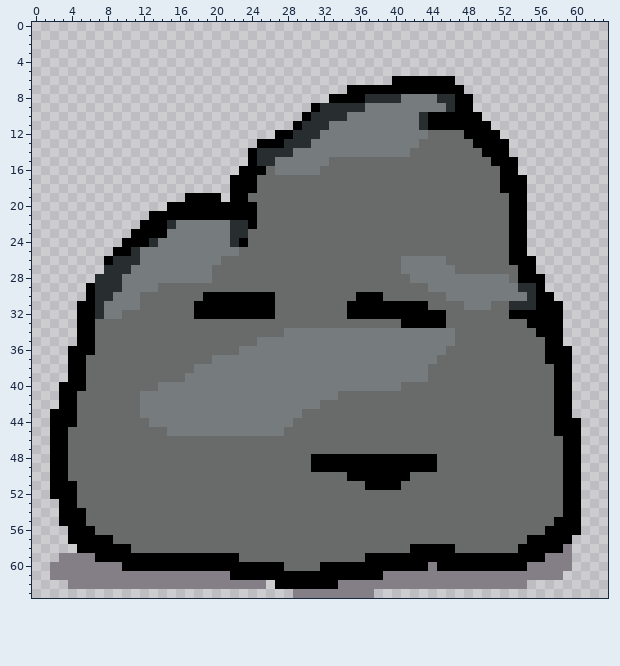
Edited in one commit: pixel-art file (asprite/rock.aseprite). Above: the version before the commit.
64x64 pixels, 1 frame. Colours within 5 levels of each other are drawn and written as one.
New version:
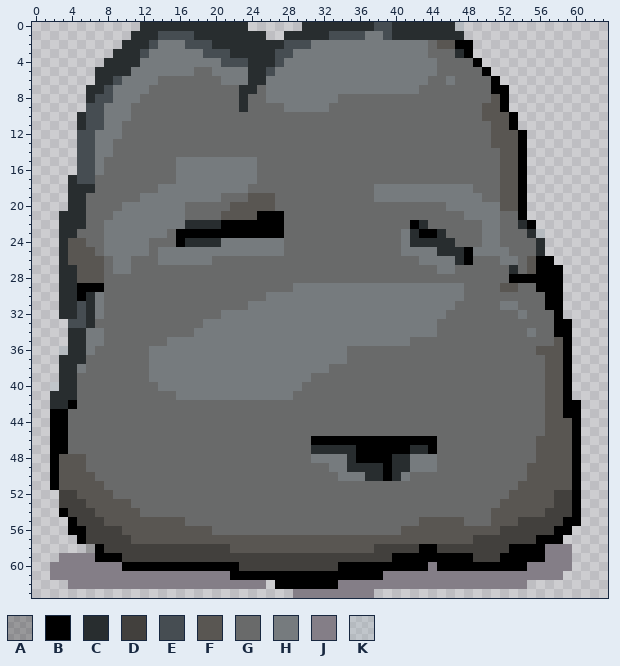
Palette (. is transparent): A #00000042  B #000000  C #282d2f  D #42403d  E #464d52  F #595652  G #696a6a  H #767b7e  J #847e87  K #9badb742
From old to new:
Layers "Layer 2", "Layer 1":
y 0: x 12..23 ............ -> CCCCCCCCCCCC; x 30..47 .................. -> CCCCCCCCEECCCCCCCK
y 1: x 11..25 ............... -> CCCEEEECCCCCCCC; x 28..47 .................... -> CCCCCEEEEHHECCCCCCCC
y 2: x 10..48 ....................................... -> CCCEHHHEEECCCCCCCCEEEHHHHHHHHHHHHHGFFBB
y 3: x 9..48 ........................................ -> CCCEHHHHHHEEECCCCCEEHHHHHHHHHHHHHHHGGGCB
y 4: x 8..49 .......................................... -> CCCCHHHHHHHHHEEECCCEHHHHHHHHHHHHHHHHHGGGGB
y 5: x 7..50 ............................................ -> CCCCHHHHHHHGGHHHHCCEHHHHHHHHHHHHHHHHHHGGGGGB
y 6: x 7..51 .................................BBBBBBB..... -> CCEHHHHGGGGGGGHHHCCHHHHHHHHHHHHHHHHHHGGHGGGGB
y 7: x 6..52 .............................BBBBBBBBBBBBB..... -> CCEHHHHGGGGGGGGGGCCGHHHHHHHHHHHHHHHHHGGGGGGGGBB
y 8: x 6..52 ...........................BBBBCCCCHHHHCCBB.... -> CEEHHHGGGGGGGGGGGCGGHHHHHHHHGGGGGGGGGGGGGGGGGFB
y 9: x 6..52 .........................BCCCCCHHHHHHHHHCBB.... -> EEHHHGGGGGGGGGGGGCGGGGHHHHHGGGGGGGGGGGGGGGGGFFB
y 10: x 5..53 .........................BCCCCHHHHHHHHCBBBBBB.... -> CEEHHHGGGGGGGGGGGGGGGGGGGGGGGGGGGGGGGGGGGGGGGFFFB
y 11: x 5..53 ........................BCCCHHHHHHHHHHCBBBBBBB... -> CEEHHGGGGGGGGGGGGGGGGGGGGGGGGGGGGGGGGGGGGGGGGGFFB
y 12: x 5..43 ......................BBCCCHHHHHHHHHHHH -> EEHHHGGGGGGGGGGGGGGGGGGGGGGGGGGGGGGGGGG; x 48..54 BBBB... -> GGGFFFB
y 13: x 5..42 ....................BBBCCCHHHHHHHHHHHH -> EEHHGGGGGGGGGGGGGGGGGGGGGGGGGGGGGGGGGG; x 49..54 BBBB.. -> GGFFFB
y 14: x 5..41 ...................BCCCCHHHHHHHHHHHHH -> EEHHGGGGGGGGGGGGGGGGGGGGGGGGGGGGGGGGG; x 50..54 BBB.. -> GGFFB
y 15: x 5..32 ...................BCCHHHHHH -> EEHGGGGGGGGHHHHHHHHHGGGGGGGG; x 51..54 BBB. -> GFFB
y 16: x 5..25 ..................BBB -> EEHGGGGGGGGHHHHHHHHHG; x 27..31 HHHHH -> GGGGG; x 52..54 BB. -> FFB
y 17: x 4..24 ..................BBB -> CEEGGGGGGGGGHHHHHHHHH; x 52..53 BB -> FF
y 18: x 4..24 ..................BBB -> CCCGGGGGGGHHHHHHHHHHG; x 38..48 GGGGGGGGGGG -> HHHHHHHHHHH; x 52..53 BB -> FF
y 19: x 4..26 .............BBBB.BBGGG -> CCGGGGGGHHHHHHHHHGGGFFF; x 38..49 GGGGGGGGGGGG -> HHHHHHHHHHHH; x 52..53 GB -> FF
y 20: x 4..26 ...........BBBBBBBBBBGG -> CCGGGGHHHHHHHGGGGGFFFFF; x 46..53 GGGGGGGB -> HHHHHHFF
y 21: x 3..27 ..........BBBBBBBBBBBBGGG -> CCCGGGHHHHHHHHGGGGFFFFBBB; x 48..51 GGGG -> HHHH; x 53 B -> G
y 22: x 3..15 .........BBBC -> CCCGGHHHHHHHH; x 17..23 HHHHHCC -> CCCCBBB; x 25..27 GGG -> BBB; x 42..43 GG -> BC; x 50..51 GG -> HH; x 53..55 BB. -> GCB
y 23: x 3..27 ........BBBBHHHHHHHCCGGGG -> CCGGGHHHHHHHGBBBBBBBBBBBB; x 41..45 GGGGG -> HCBBC; x 50..51 GG -> HH; x 53..56 BB.. -> GGCK
y 24: x 3..20 .......BBBCHHHHHHH -> CFFGGHHHHHGGGBCCCC; x 22..27 CBGGGG -> HHHHHH; x 41..46 GGGGGG -> HCCCCC; x 50..51 GG -> HH; x 53..56 BB.. -> GGGC
y 25: x 3..11 ......BBC -> CFFFGHHHH; x 13 H -> G; x 23..27 GGGGG -> HHHHH; x 41..56 GGGGGGGGGGGGBB.. -> HHHHCCCBHHHHGGGC
y 26: x 3..13 .....BCCCHH -> CFFFFGHHGGG; x 20 H -> G; x 41..42 HH -> GG; x 46..48 GGG -> HCB; x 52..57 GBBB.. -> HHGFBB
y 27: x 3..19 .....CCCHHHHHHHHH -> CCFFFGHHGGGGGGGGG; x 41..44 HHHH -> GGGG; x 53..58 GBB... -> CGFBBB
y 28: x 3..19 ....CCCHHHHHHHHHH -> CCFFFGGGGGGGGGGGG; x 42..53 HHHHHHHHHHHG -> GGGGGGGGGGGB; x 57..58 .. -> BB
y 29: x 3..5 ... -> CCB; x 7..13 CCCHHHH -> BGGGGGG; x 29..43 GGGGGGGGGGGGGGG -> HHHHHHHHHHHHHHH; x 48..55 HHHHHHCC -> GGGGFFGG; x 57..58 .. -> BB
y 30: x 3..11 ...BCCHHH -> CCBCHGGGG; x 19..45 BBBBBBBBGGGGGGGGGBBBGGGGGGG -> GGGGGGGHHHHHHHHHHHHHHHHHHHH; x 48..56 HHHHHHHCB -> GGGGGGGGG; x 58 . -> B
y 31: x 3..11 ..BBCHHHH -> CCECHGGGG; x 18..46 BBBBBBBBBGGGGGGGGBBBBBBBBBGGG -> GGGGGGHHHHHHHHHHHHHHHHHHHHHHH; x 48..50 HHH -> GGG; x 52..56 GCCCB -> HHGGG
y 32: x 3..9 ..BBCHH -> CCECHGG; x 18..45 BBBBBBBBBGGGGGGGGBBBBBBBBBBB -> GGGHHHHHHHHHHHHHHHHHHHHHHHHH; x 53..57 BBBBB -> GHGGG
y 33: x 4..6 .BB -> EEC; x 19..45 GGGGGGGGGGGGGGGGGGGGGGBBBBB -> HHHHHHHHHHHHHHHHHHHHHHHHHHG; x 55..57 BBB -> GGG; x 59 . -> B
y 34: x 4..7 .BBG -> CCHH; x 18..27 GGGGGGGGGG -> HHHHHHHHHH; x 45..46 HH -> GG; x 55..57 GBB -> HGG; x 59 . -> B
y 35: x 4..7 .BBG -> CCHH; x 15..24 GGGGGGGGGG -> HHHHHHHHHH; x 42..46 HHHHH -> GGGGG; x 57..59 BB. -> GFB
y 36: x 3..6 .BBB -> KCCH; x 13..22 GGGGGGGGGG -> HHHHHHHHHH; x 35..45 HHHHHHHHHHH -> GGGGGGGGGGG; x 56..58 GBB -> FFF
y 37: x 3..5 .BB -> CCC; x 13..19 GGGGGGG -> HHHHHHH; x 35..44 HHHHHHHHHH -> GGGGGGGGGG; x 57..58 BB -> FF
y 38: x 3..5 .BB -> CCH; x 13..17 GGGGG -> HHHHH; x 33..43 HHHHHHHHHHH -> GGGGGGGGGGG; x 57..58 GB -> FF
y 39: x 3..5 .BB -> CCG; x 13..16 GGGG -> HHHH; x 31..43 HHHHHHHHHHHHH -> GGGGGGGGGGGGG; x 57..58 GB -> FF
y 40: x 2..5 .BBB -> KCCG; x 30..40 HHHHHHHHHHH -> GGGGGGGGGGG; x 57..58 GB -> FF
y 41: x 2..4 .BB -> CCC; x 12..15 HHHH -> GGGG; x 29..33 HHHHH -> GGGGG; x 57..58 GB -> FF
y 42: x 2..3 .B -> CC; x 12..31 HHHHHHHHHHHHHHHHHHHH -> GGGGGGGGGGGGGGGGGGGG; x 57..58 GB -> FF; x 60 . -> B
y 43: x 4 B -> G; x 12..29 HHHHHHHHHHHHHHHHHH -> GGGGGGGGGGGGGGGGGG; x 57..58 GB -> FF; x 60 . -> B
y 44: x 4 B -> G; x 13..28 HHHHHHHHHHHHHHHH -> GGGGGGGGGGGGGGGG; x 57..59 GBB -> FFF
y 45: x 15..27 HHHHHHHHHHHHH -> GGGGGGGGGGGGG; x 57..59 GBB -> FFF
y 46: x 31..44 GGGGGGGGGGGGGG -> BBBBBBBBBBBBBB; x 56..59 GGGB -> FFFF
y 47: x 31..44 GGGGGGGGGGGGGG -> CCCCCBBBBBBCCB; x 56..59 GGGB -> FFFF
y 48: x 3..5 BGG -> FFF; x 31..35 BBBBB -> HHHHC; x 40..44 BBBBB -> CCHHH; x 56..59 GGGB -> FFFF
y 49: x 3..5 BGG -> FFF; x 31..38 BBBBBBBB -> GGHHCCCC; x 40..44 BBBBB -> CCHHH; x 55..59 GGGGB -> FFFFF
y 50: x 3..6 BGGG -> FFFF; x 34..38 GBBBB -> HHHCC; x 40..41 BB -> CH; x 55..59 GGGGB -> FFFFF
y 51: x 3..7 BBGGG -> FFFFF; x 37..40 BBBB -> GGGG; x 54..59 GGGGGB -> FFFFFF
y 52: x 2..8 BBBGGGG -> .DDFFFF; x 53..59 GGGGGGB -> FFFFFDD
y 53: x 3..10 BBGGGGGG -> DDDFFFFF; x 52..59 GGGGGGGB -> FFFFFFDD
y 54: x 4..11 BBGGGGGG -> DDDFFFFF; x 51..59 GGGGGGGGB -> FFFFFFDDD
y 55: x 3 B -> .; x 5..16 BGGGGGGGGGGG -> DDDFFFFFFFFF; x 43..47 GGGGG -> FFFFF; x 51..58 GGGGGGGB -> FFFDDDDD
y 56: x 6..19 BGGGGGGGGGGGGG -> DDDDFFFFFFFFFF; x 41..57 GGGGGGGGGGGGGGGGB -> FFFFFFFFFFFDDDDDD; x 60 B -> .
y 57: x 4 B -> .; x 6..55 BBBGGGGGGGGGGGGGGGGGGGGGGGGGGGGGGGGGGGGGGGGGGGGGGB -> DDDDDFFFFFFFFFFFFFFFFFFFFFFFFFFFFFFFFFFFFFFDDDDDDD; x 59 B -> .
y 58: x 5..6 BB -> .A; x 8..42 BBBGGGGGGGGGGGGGGGGGGGGGGGGGGGGGGGB -> DDDDDDDDDDDDDDFFFFFFFFFFFFFFFFDDDDD; x 45..53 BBGGGGGGG -> DDDDDDDDB; x 57..58 BB -> JJ
y 59: x 10..39 BBBBBBBBBBBBBGGGGGGGGGGGGGGBBB -> DDDDDDDDDDDDDDDDDDDDDDDDDDDDDD; x 49..51 BBB -> DDD
y 60: x 23..33 BBBBBGGGGBB -> DDDDDDDDDDD
